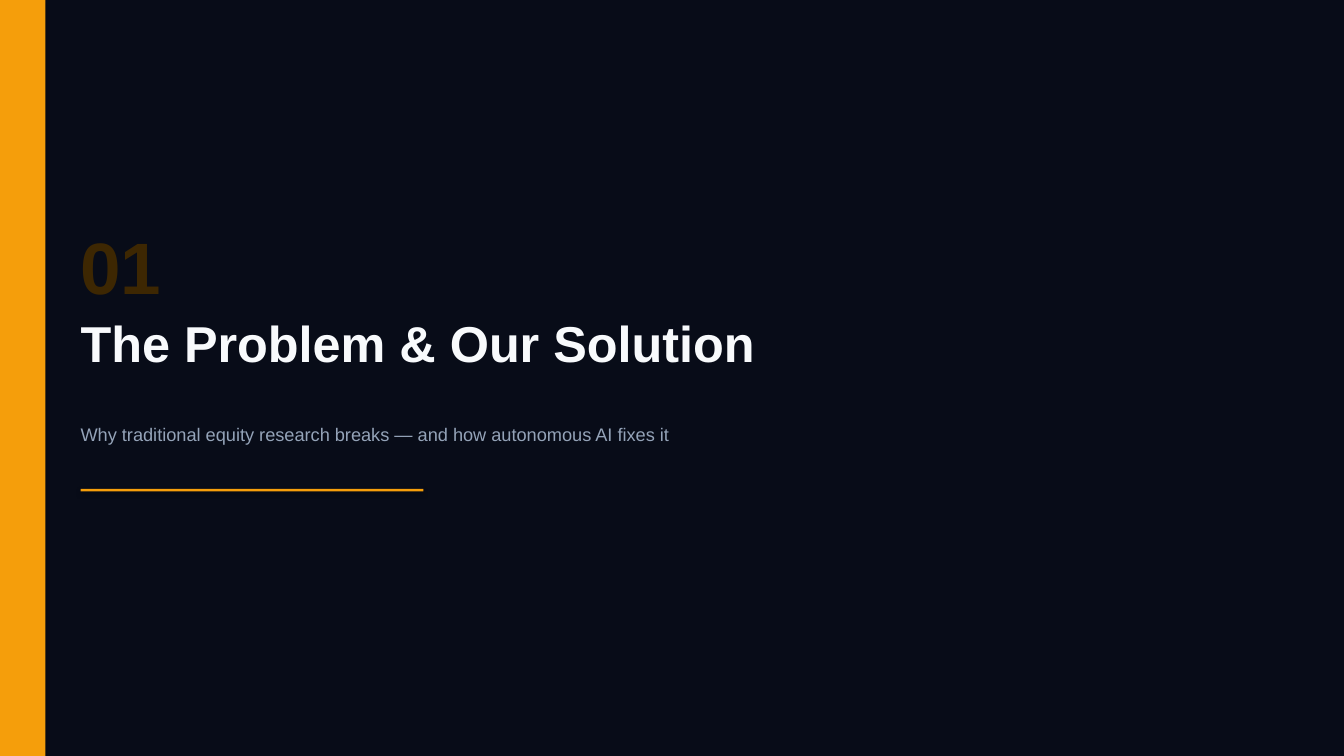
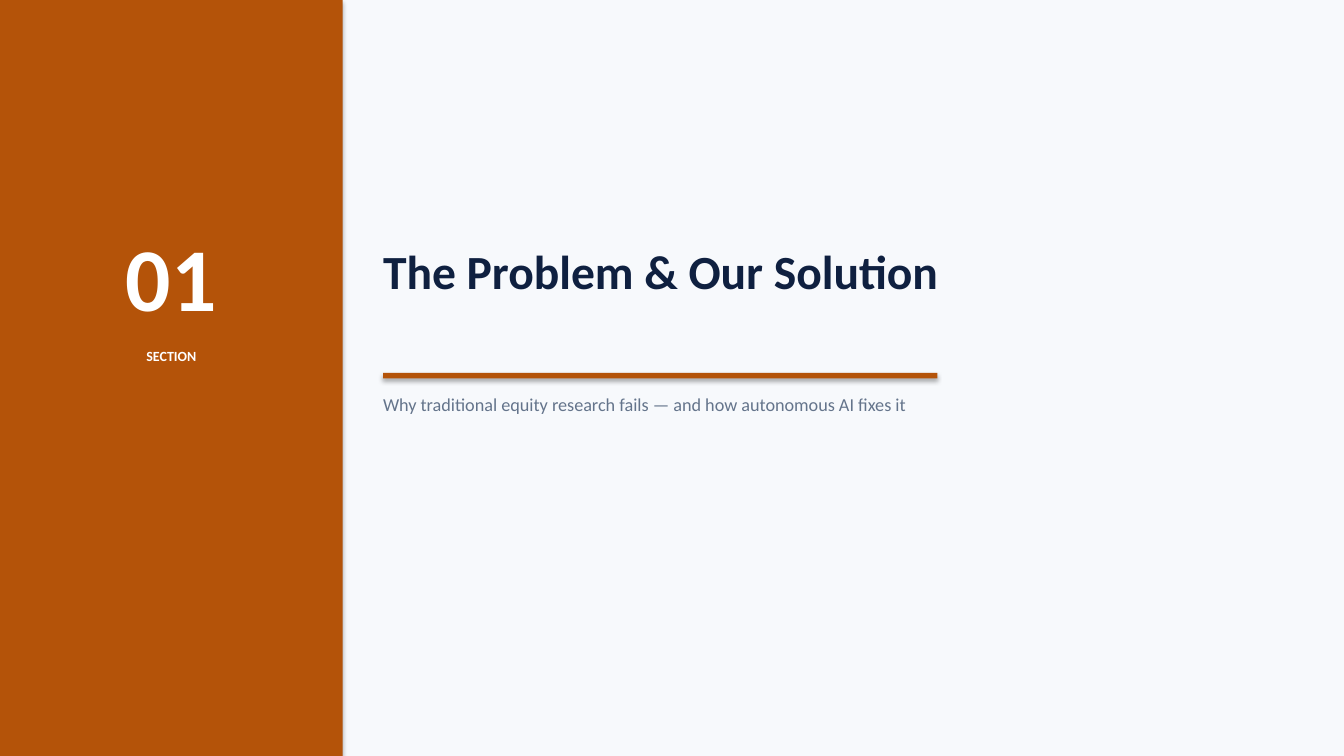
Before and after one commit to SagarTrimukhe/ai-investment-research-assistant, a slide deck: slide 2 of CAPSTONE_PROJECT_PRESENTATION.pptx. Drawn at 1344x756 pixels with LibreOffice and Linux fonts; fonts in the diff are those of the drawing. Boxes give left, top, right and bottom in pixels: in the first picture for what was removed or moved away, otherwise in the second. Text is boxed around its words. In the diff, an @@ line names an element or a change of style, - is before the commit and + after.

Commit message:
design: retheme to professional light mode — white canvas, navy headings, clean corporate accents

```diff
--- a/CAPSTONE_PROJECT_PRESENTATION.pptx
+++ b/CAPSTONE_PROJECT_PRESENTATION.pptx
@@ rectangle at (0,0,1344,756): fill #080C18 to #F7F9FC @@
@@ rectangle: place and size @@
-rectangle at (0,0,45,756)
+rectangle at (0,0,343,756)
@@ rectangle at (0,0,343,756): fill #F59E0B to #B45309 @@
@@ text added at (126,252,217,312), 64 pt, text #FFFFFF, bold @@
+01
@@ text "The Problem & Our Solution": place and size @@
-text "The Problem & Our Solution" at (81,325,754,363)
+text "The Problem & Our Solution" at (383,255,938,290)
@@ text "The Problem & Our Solution" at (383,255,938,290): size 36 to 34 pt, font Arial to Calibri, text colour #F8FAFC to #0F2040 @@
@@ text added at (146,352,196,361), 10 pt, text #FFFFFF, bold @@
+SECTION
@@ rectangle at (383,373,938,379): fill #F59E0B to #B45309 @@
@@ rectangle: place and size @@
-rectangle at (81,489,423,492)
+rectangle at (383,373,938,379)
@@ text at (383,398,905,414): text changed; font Arial to Calibri; text colour #94A3B8 to #64748B @@
-Why traditional equity research breaks — and how autonomous AI fixes it
+Why traditional equity research fails — and how autonomous AI fixes it
```
Also in this commit, not shown: 17 other slides changed.
